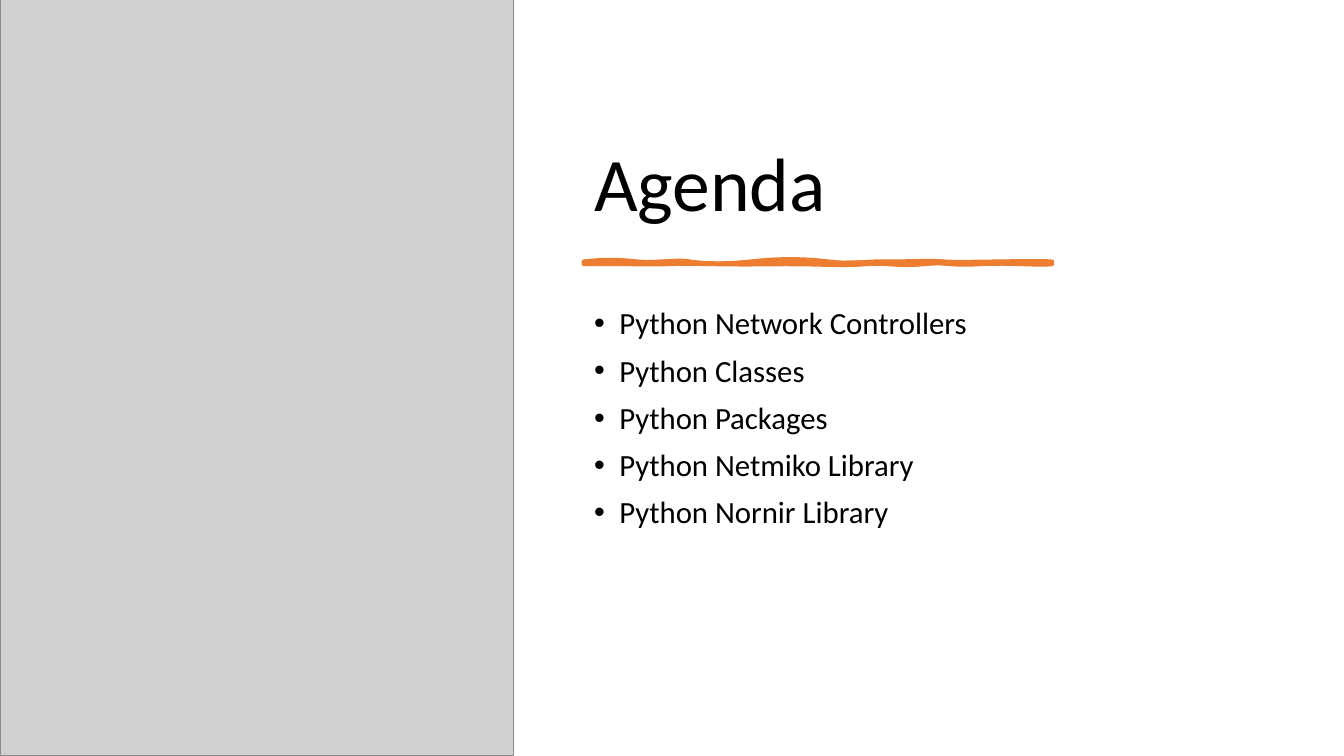
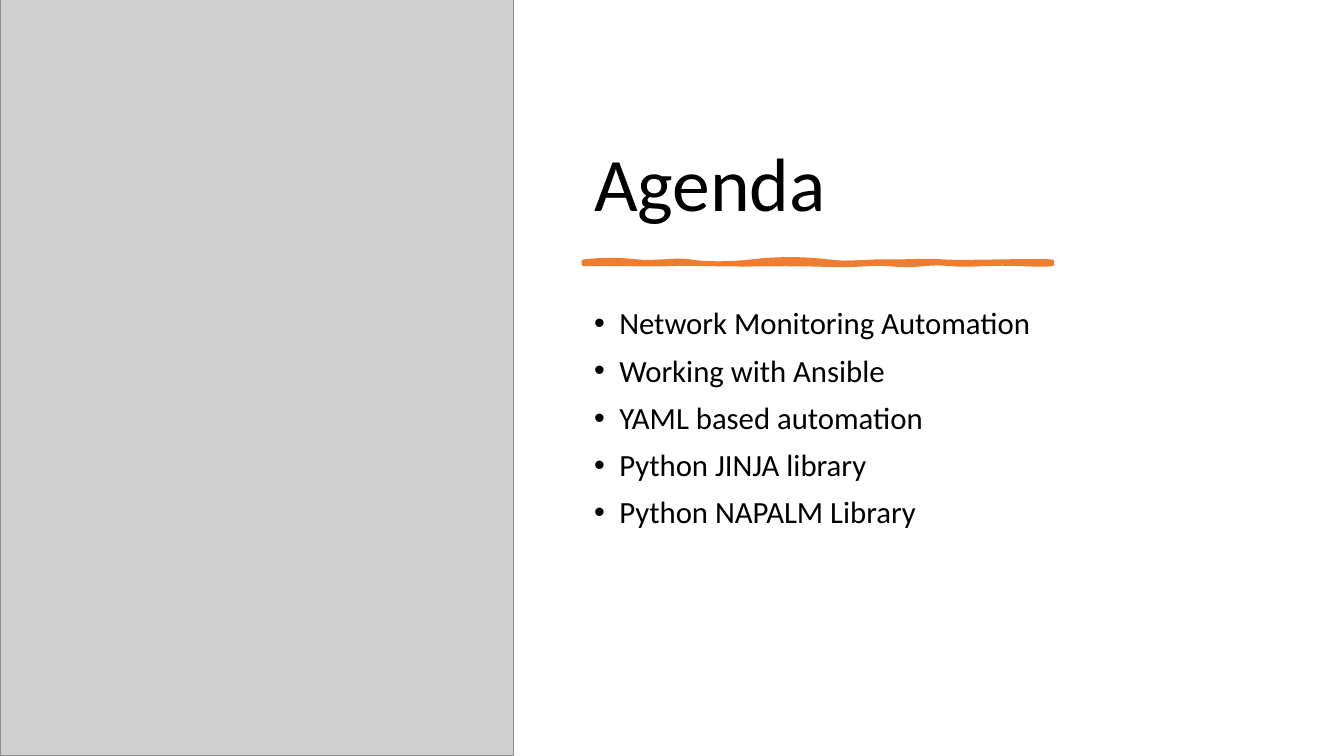
Before and after one commit to imcuteani/Python-Network-Automation, a slide deck: slide 2 of Slides/Day-10/Python Scripting for Networking - Day 10.pptx. Drawn at 1344x756 pixels with LibreOffice and Linux fonts; fonts in the diff are those of the drawing; grey boxes stand for pictures. Boxes give left, top, right and bottom in pixels: in the first picture for what was removed or moved away, otherwise in the second. Text is boxed around its words. In the diff, an @@ line names an element or a change of style, - is before the commit and + after.

```diff
--- a/Slides/Day-10/Python Scripting for Networking - Day 10.pptx
+++ b/Slides/Day-10/Python Scripting for Networking - Day 10.pptx
@@ text at [619, 312, 1030, 528]: text changed @@
-• Python Network Controllers
-• Python Classes
-• Python Packages
-• Python Netmiko Library
-• Python Nornir Library
+• Network Monitoring Automation
+• Working with Ansible
+• YAML based automation
+• Python JINJA library
+• Python NAPALM Library
```
Also in this commit, not shown: 3 other slides changed, 2 slides added, 3 slides removed, 4 other files.
